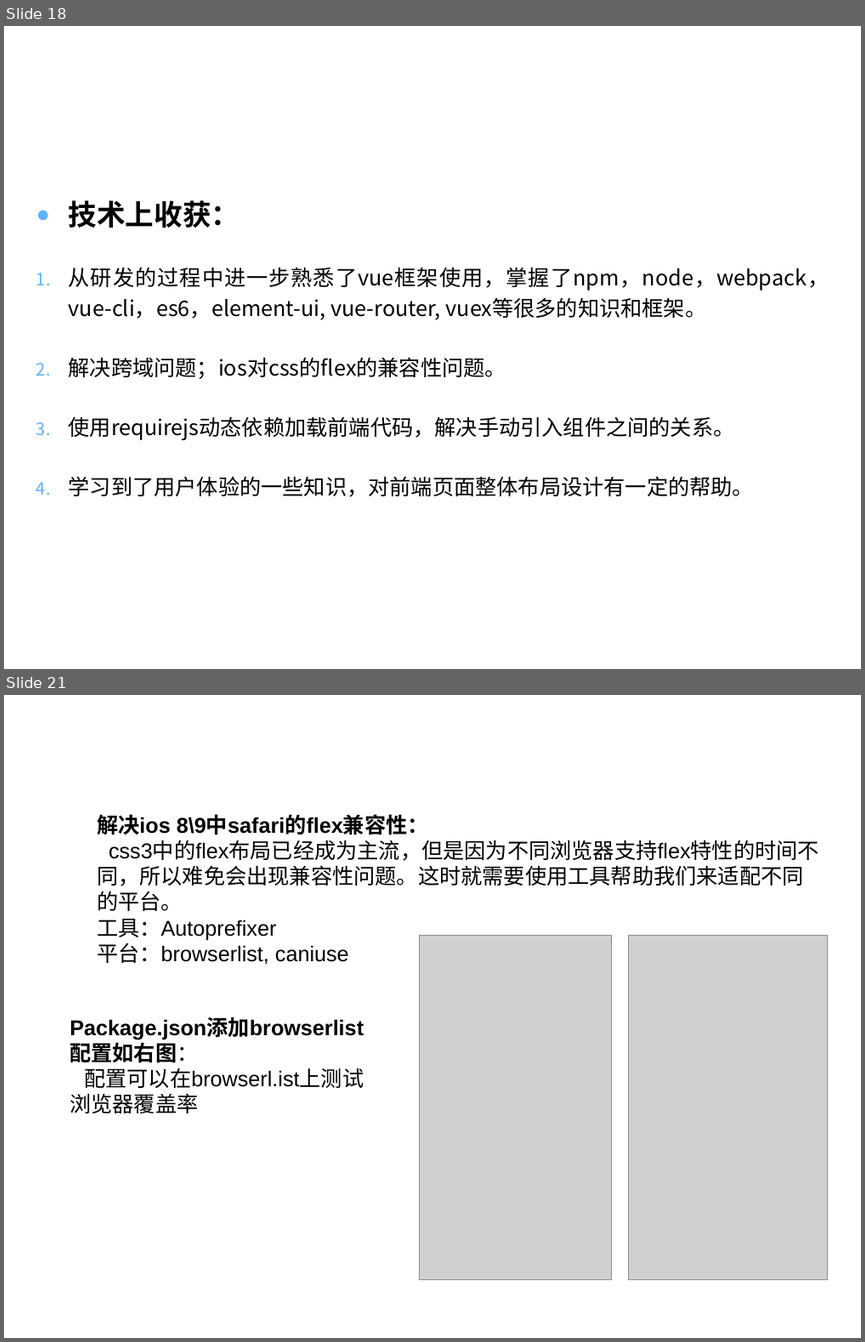
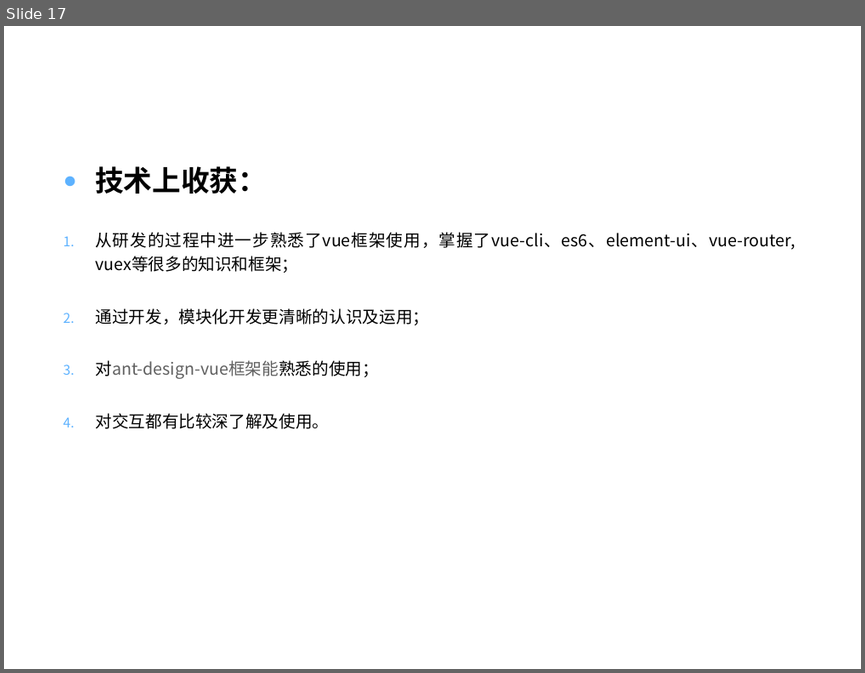
Before and after one commit to zhengyuliang/Blog-Back-Up, a slide deck: ppt/转正答辩汇报_郑宇亮.pptx. Shown one above the other, each under a label of ours: slides 18 and 21 before the commit, slide 17 after it; the slides between them are not shown. The pictures are 865x1342 and 865x673 pixels, drawn with LibreOffice and Linux fonts; fonts in the diff are those of the drawing; grey boxes stand for pictures; background and template pictures are left out. Boxes give left, top, right and bottom in pixels: in the first picture for what was removed or moved away, otherwise in the second. Text is boxed around its words. In the diff, an @@ line names an element or a change of style, - is before the commit and + after.

```diff
--- a/ppt/转正答辩汇报_郑宇亮.pptx
+++ b/ppt/转正答辩汇报_郑宇亮.pptx
@@ slide 21 removed at [4,695,861,1338], background picture (left out) @@
@@ text removed at [97,814,819,964] @@
-解决ios 8\9中safari的flex兼容性：
-css3中的flex布局已经成为主流，但是因为不同浏览器支持flex特性的时间不同，所以难免会出现兼容性问题。这时就需要使用工具帮助我们来适配不同的平台。
-工具：Autoprefixer
-平台：browserlist, caniuse
@@ title removed at [97,865,804,886] @@
-试用期总结：工作案列
@@ picture removed at [419,936,612,1280] @@
@@ picture removed at [628,936,828,1280] @@
@@ text removed at [69,1017,364,1088] @@
-Package.json添加browserlist配置如右图：
-配置可以在browserl.ist上测试浏览器覆盖率
@@ page number removed at [615,1311,838,1335] @@
-21
@@ what was slide 18 is now slide 17 @@
@@ slide 17 changed as well @@
@@ text "技术上收获：": place and size @@
-text "技术上收获：" at [69,200,829,497]
+text "技术上收获：" at [95,166,794,429]
@@ text at [95,232,794,429]: text changed; size 18 to 14 pt @@
-1. 从研发的过程中进一步熟悉了vue框架使用，掌握了npm，node，webpack，vue-cli，es6，element-ui, vue-router, vuex等很多的知识和框架。
-2. 解决跨域问题；ios对css的flex的兼容性问题。
-3. 使用requirejs动态依赖加载前端代码，解决手动引入组件之间的关系。
-4. 学习到了用户体验的一些知识，对前端页面整体布局设计有一定的帮助。
+1. 从研发的过程中进一步熟悉了vue框架使用，掌握了vue-cli、es6、element-ui、vue-router, vuex等很多的知识和框架；
+2. 通过开发，模块化开发更清晰的认识及运用；
+3. 对ant-design-vue框架能熟悉的使用；
+4. 对交互都有比较深了解及使用。
```
Also in this commit, not shown: 18 other slides changed, 3 slides added, 13 other slides removed.
